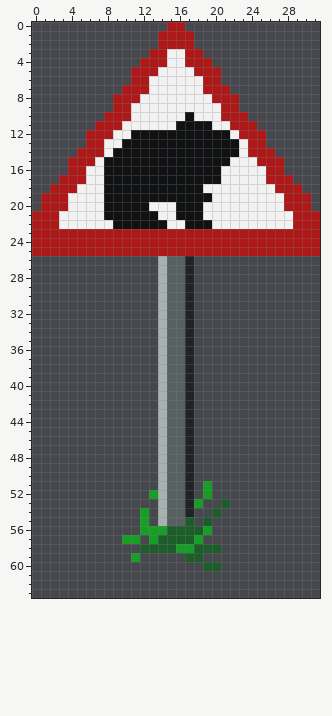
Two versions of one pixel-art sprite, resources/textures/entities/grass_patch/sign.png. Above, as it was before the edit.
The file is 32x64 pixels.
And afterwards:
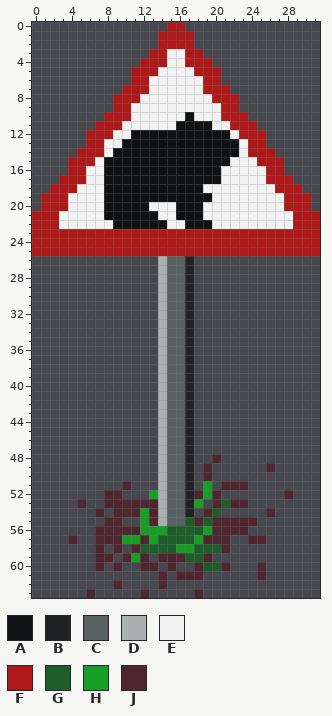
Palette (. is transparent): A #101112  B #202223  C #586162  D #a9b0b0  E #f1f2f1  F #ad1818  G #1c5d2a  H #169e26  J #4d2630
What changed:
@@ x 0..31 @@
 47 ..............DCCB..............
-48 ..............DCCB..............
-49 ..............DCCB..............
-50 ..............DCCB..............
-51 ..............DCCB.H............
-52 .............HDCCB.H............
-53 ..............DCCBH..G..........
-54 ............H.DCCB..G...........
-55 ............H.DCCG.G............
-56 ............HHHGGGGH............
-57 ..........HH.HGGGGH.............
-58 ............GGGGHHGGG...........
-59 ...........H.....GG.............
-60 ...................GG...........
-61 ................................
-62 ................................
-63 ................................
+48 ..............DCCB..J...........
+49 ..............DCCB.J......J.....
+50 ..............DCCB.J............
+51 ..........J...DCCB.H.JJJ........
+52 ........JJ...HDCCBJHJ.......J...
+53 .....J..JJJJJJDCCBH.JGJJ........
+54 .......J.JJJHJDCCB.JG.....J.....
+55 ........JJ..HJDCCGJGJJJJJ.......
+56 .......JJJJJHHHGGGGHJJJJ........
+57 ....J..JJJHHJHGGGGHJJJ..JJ......
+58 .......J.J.JGGGGHHGGGJ..........
+59 .......JJ.JHJ.JJJGGJ............
+60 .......J.J..JJ.J..JGGJ...J......
+61 ..............J.JJJ......J......
+62 .........J....J.................
+63 ......J.....J.....J.............
Changed places in both pictures, as pixel boxes (x1, y1, x2, y2):
added: (68, 454, 293, 598)
